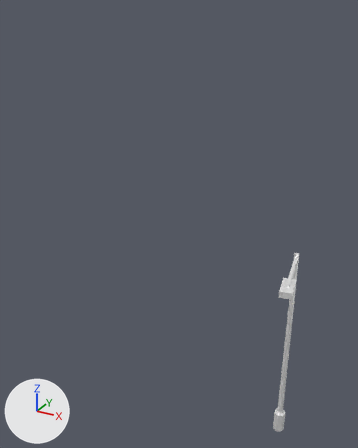
An edit to the glTF model cities/arlov-borggatan/pack/tiles/c-6_10.glb, drawn before and after from the same camera.
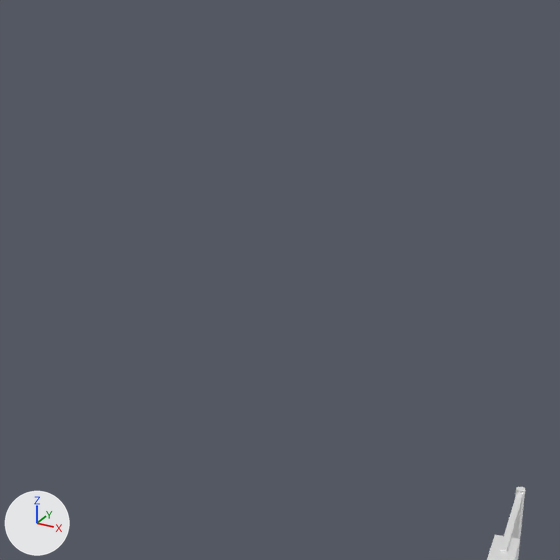
Each version appears first whole from a camera (50 mm lens) standing at (-312.7, 592.2, 15.0) and looking at (-324.9, 614.4, 3.9), and next in a close-up on the part from 7% to 89% of the width and 0% to 65% of the height. The axes (+X, +Y, +Z) are drawn at lower left. The lights are the same throughout. The last two pictures show the newer version. Where no turn or scale is listed for an object, it has been applied to the vertices.

The first close-up shows 'SM_Street_Furniture_-6_10'.
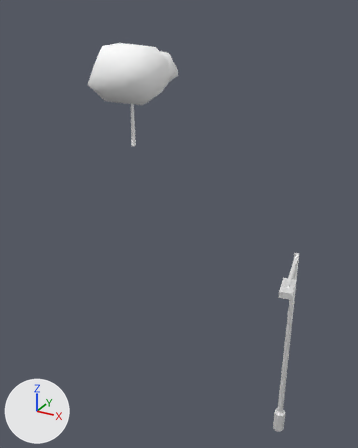
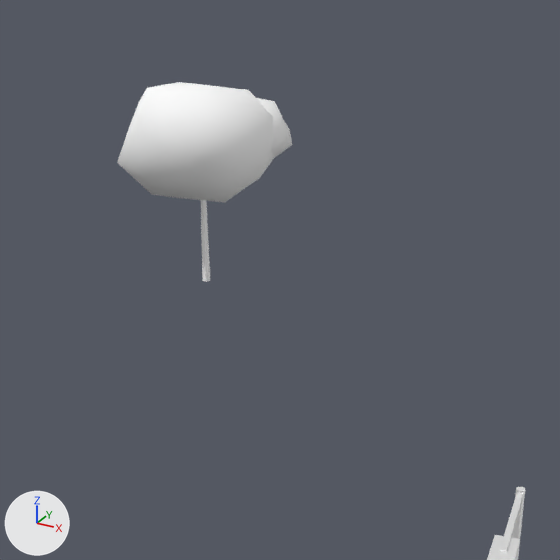
The newer file is also turned or shifted as a whole; pictures and numbers use the older file's frame.

Changed parts and their boxes (x1, y1, x2, y2) in the close-ups (560 x 560 px):
'SM_Trees_-6_10', added: after (117, 82, 293, 282)
    faces in mat_m_leaf (white #ffffff): (117, 82, 293, 202)
    faces in mat_m_bark_wood (white #ffffff): (201, 200, 210, 282)

Edits to the bpy script that builds the scene:
```text
Add mat_m_bark_wood:
    mat_m_bark_wood = principled_material('M_Bark_Wood')
    mat_m_bark_wood.base_color = (1.0, 1.0, 1.0)  # white #ffffff
    mat_m_bark_wood.roughness = 0.953
Add mat_m_leaf:
    mat_m_leaf = principled_material('M_Leaf')
    mat_m_leaf.base_color = (1.0, 1.0, 1.0)  # white #ffffff
    mat_m_leaf.roughness = 0.902
Add me_sm_trees__6_10:
    me_sm_trees__6_10.from_pydata(...)  # 138 vertices, 252 faces; spans x -3.25..3.25, y -3.27..3.27, z -3.97..3.97
    # faces by material slot: [12, 240]
    me_sm_trees__6_10.materials.append(mat_m_bark_wood)  # white #ffffff
    me_sm_trees__6_10.materials.append(mat_m_leaf)  # white #ffffff
Add ob_sm_trees__6_10:
    ob_sm_trees__6_10 = bpy.data.objects.new('SM_Trees_-6_10', me_sm_trees__6_10)
    ob_sm_trees__6_10.location = (-335.36, 625.99, 8.36)
```
